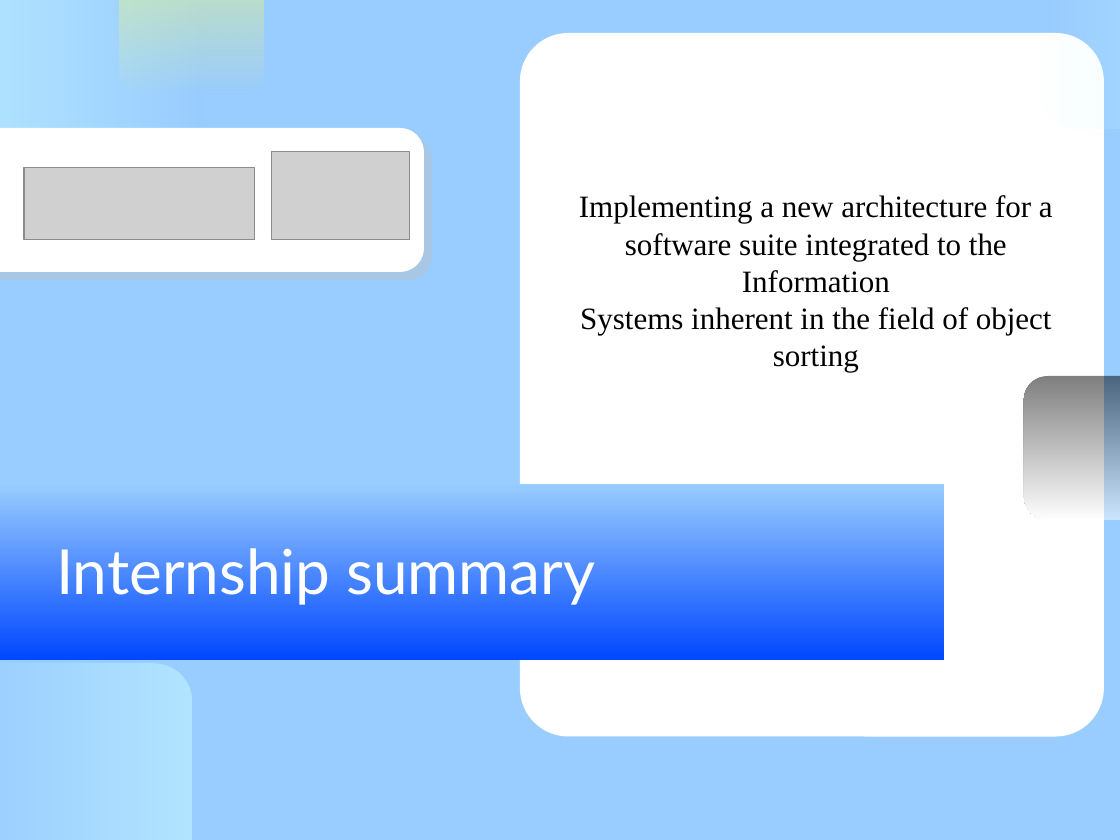
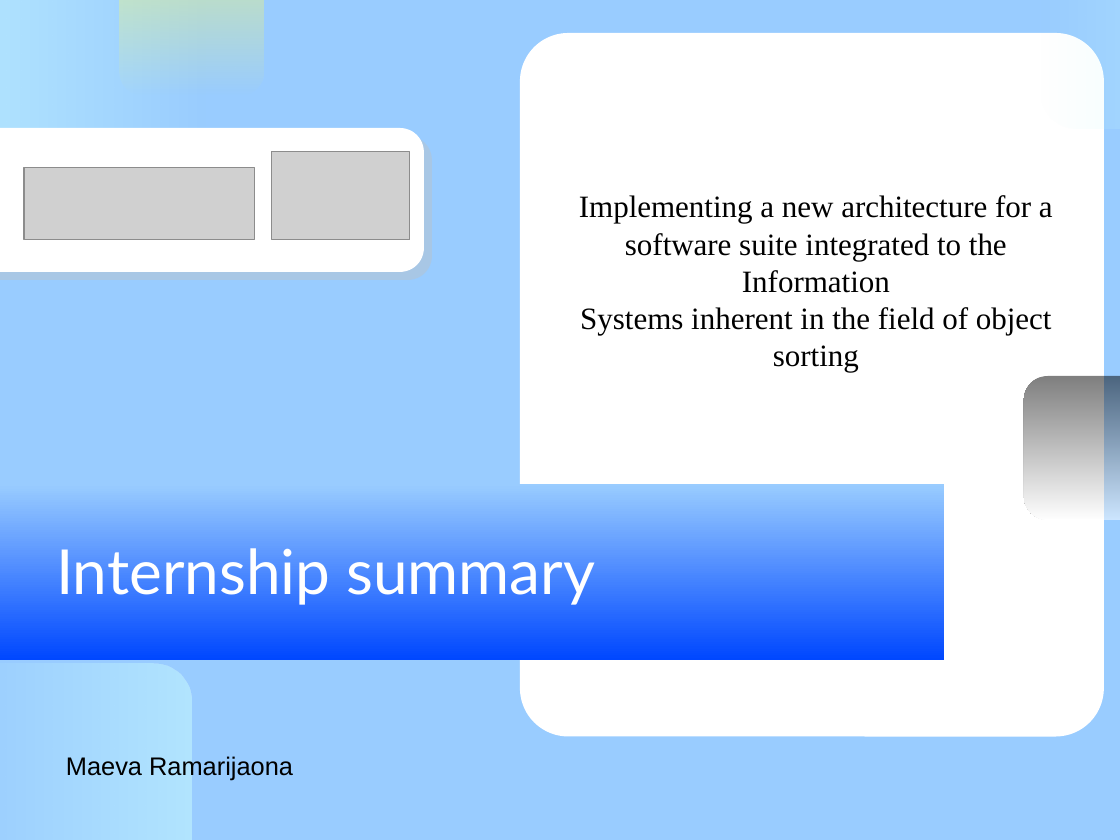
Before and after one commit to ramarijm/stageAI, a slide deck: slide 1 of presentation_ai.odp. Drawn at 1120x840 pixels with LibreOffice and Linux fonts; fonts in the diff are those of the drawing; grey boxes stand for pictures. Boxes give left, top, right and bottom in pixels: in the first picture for what was removed or moved away, otherwise in the second. Text is boxed around its words. In the diff, an @@ line names an element or a change of style, - is before the commit and + after.

```diff
--- a/presentation_ai.odp
+++ b/presentation_ai.odp
@@ text added at [66,756,293,781], 18 pt, text #000000 @@
+Maeva Ramarijaona
```
Also in this commit, not shown: 13 other slides changed, 9 slides added, 1 slide removed.
